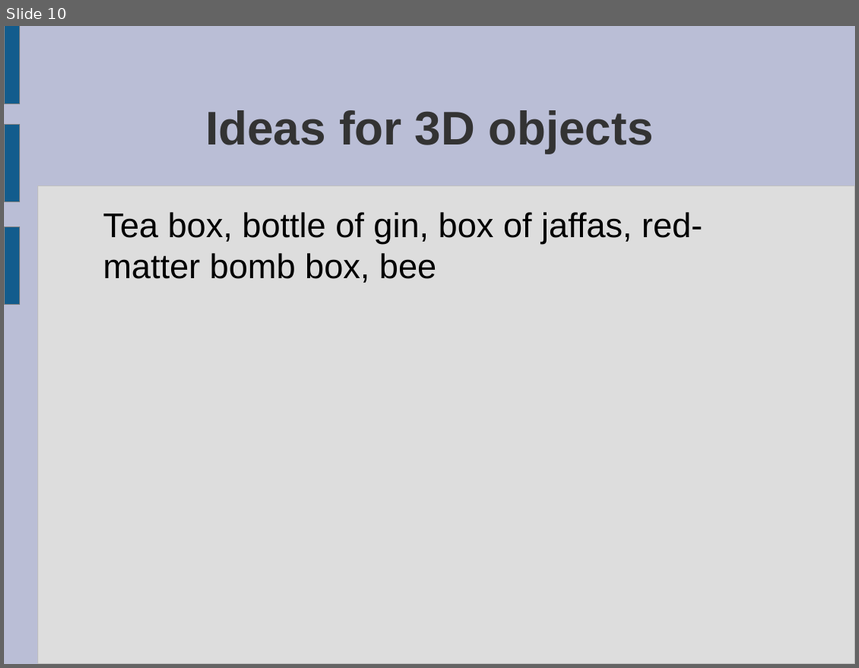
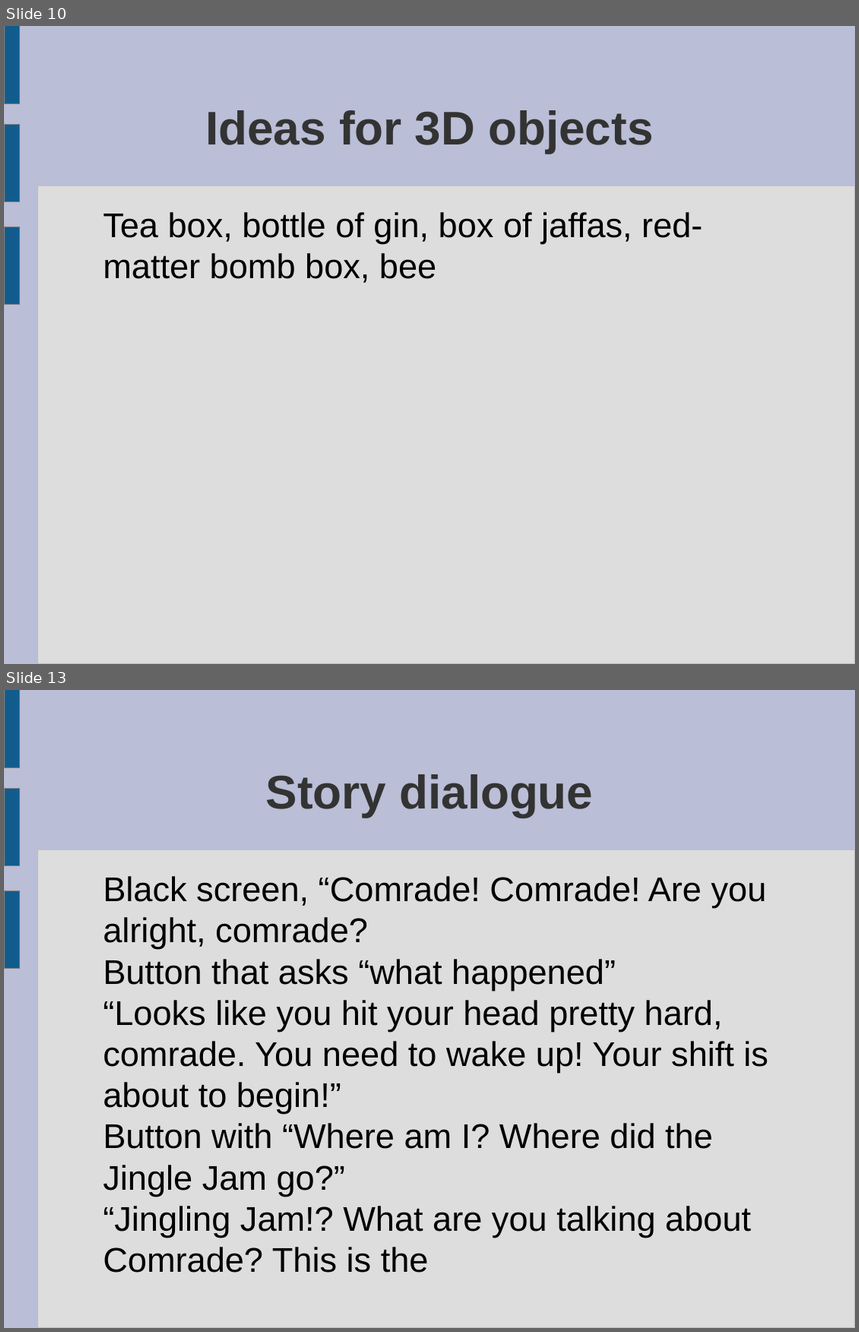
Before and after one commit to ktosox/JingleGameJam2024, a slide deck: GDD.odp. Shown one above the other, each under a label of ours: slide 10 before the commit, slides 10 and 13 after it; the slides between them are not shown. The pictures are 859x668 and 859x1332 pixels, drawn with LibreOffice and Linux fonts; fonts in the diff are those of the drawing. Boxes give left, top, right and bottom in pixels: in the first picture for what was removed or moved away, otherwise in the second. Text is boxed around its words. In the diff, an @@ line names an element or a change of style, - is before the commit and + after.

```diff
--- a/GDD.odp
+++ b/GDD.odp
@@ slide 13 added at (4,690,855,1328), background #BABED6; not listed: 4 template elements that a slide beside it also shows @@
@@ title added at (266,774,593,818), 44 pt, text #333333, bold @@
+Story dialogue
@@ text added at (103,876,769,1273), 32 pt, text #000000 @@
+Black screen, “Comrade! Comrade! Are you alright, comrade?
+Button that asks “what happened”
+“Looks like you hit your head pretty hard, comrade. You need to wake up! Your shift is about to begin!”
+Button with “Where am I? Where did the Jingle Jam go?”
+“Jingling Jam!? What are you talking about Comrade? This is the
```
Also in this commit, not shown: 5 slides changed, 1 other slide added, 17 other files.
